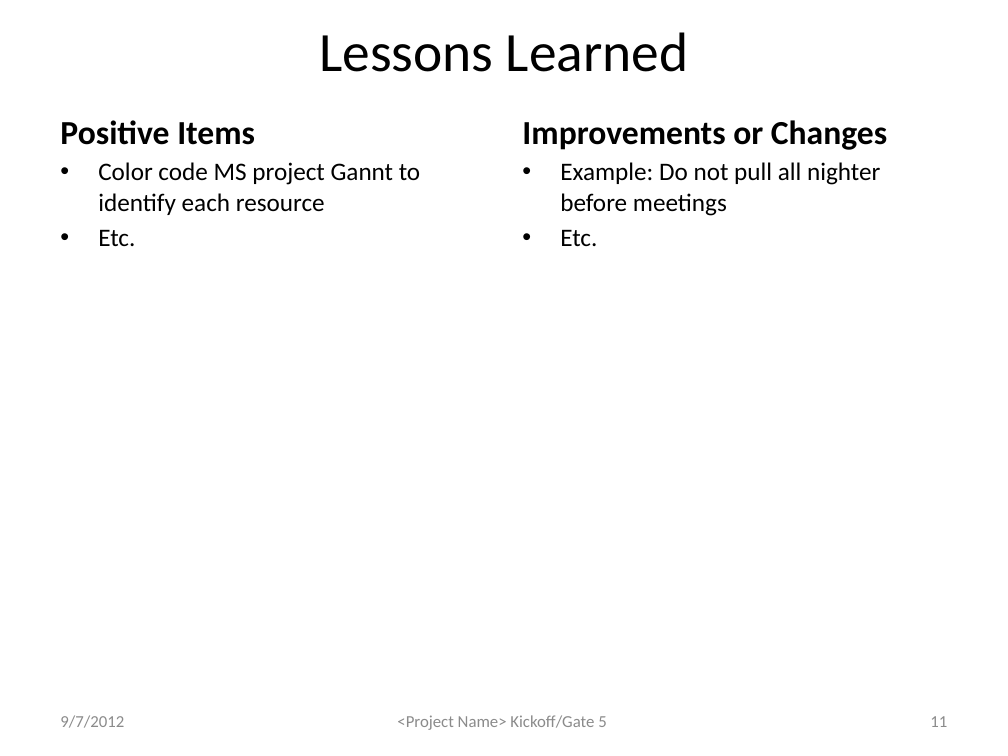
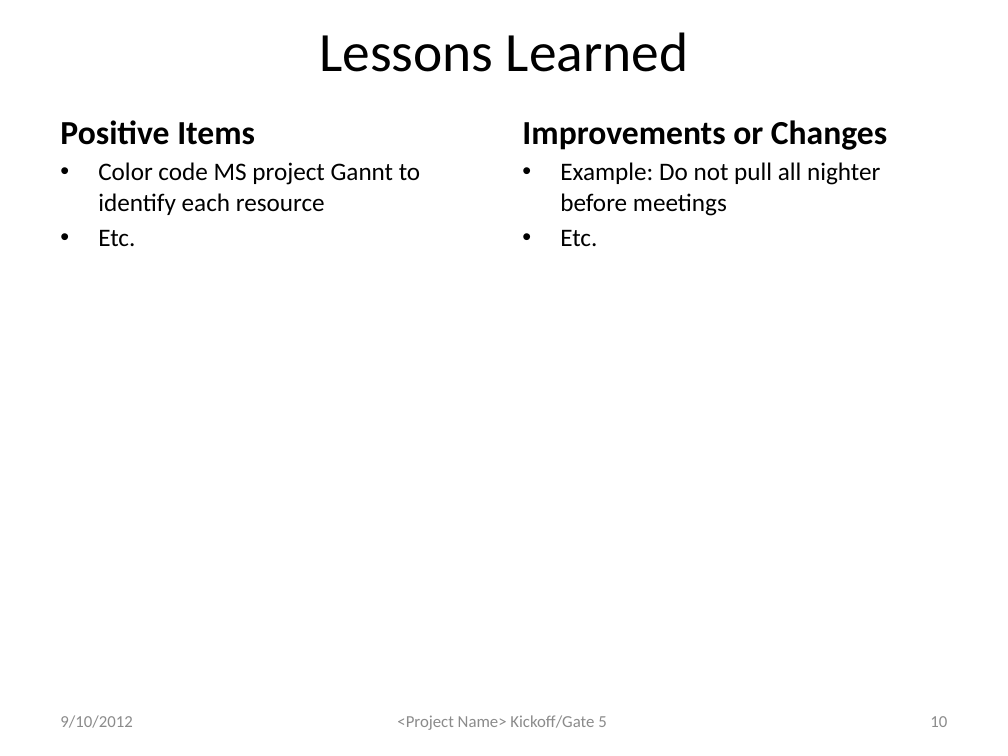
Before and after one commit to atniptw/Senior-Project, a slide deck: slide 10 of Documents/PowerPoints/Senior Design Project - Gate 5 1.0.pptx (slide 11 before the commit). Drawn at 1008x756 pixels with LibreOffice and Linux fonts; fonts in the diff are those of the drawing. Boxes give left, top, right and bottom in pixels: in the first picture for what was removed or moved away, otherwise in the second. Text is boxed around its words. In the diff, an @@ line names an element or a change of style, - is before the commit and + after.

```diff
--- a/Documents/PowerPoints/Senior Design Project - Gate 5 1.0.pptx
+++ b/Documents/PowerPoints/Senior Design Project - Gate 5 1.0.pptx
@@ text at <box>60,715,132,728</box>: text changed @@
-9/7/2012
+9/10/2012
@@ page number at <box>930,716,947,727</box>: text changed @@
-11
+10
```
Also in this commit, not shown: 10 other slides changed, 1 other file.
